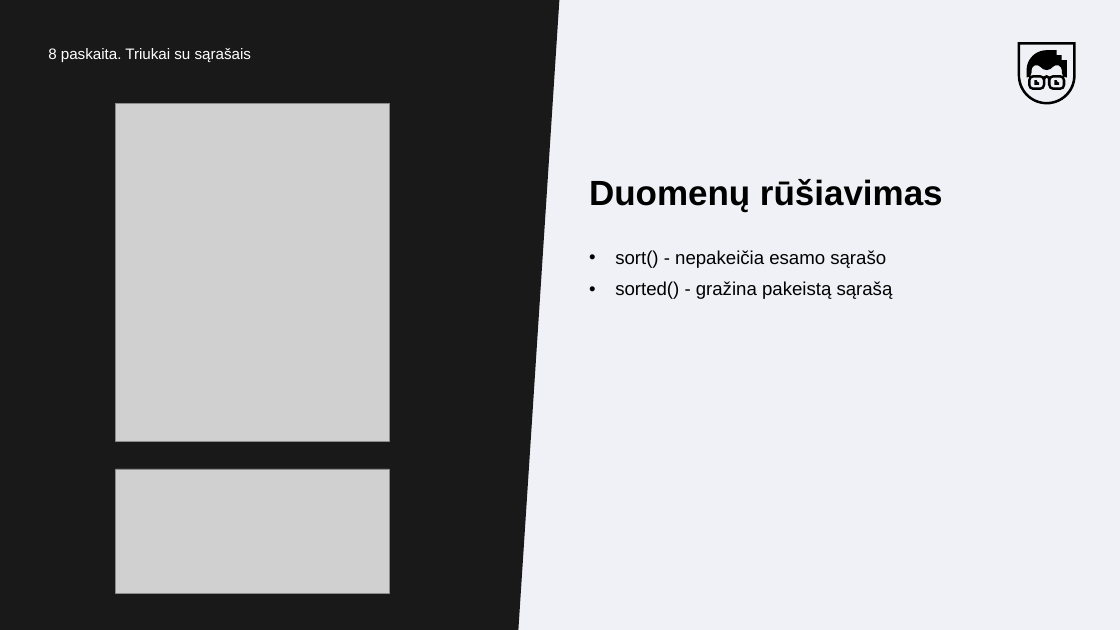
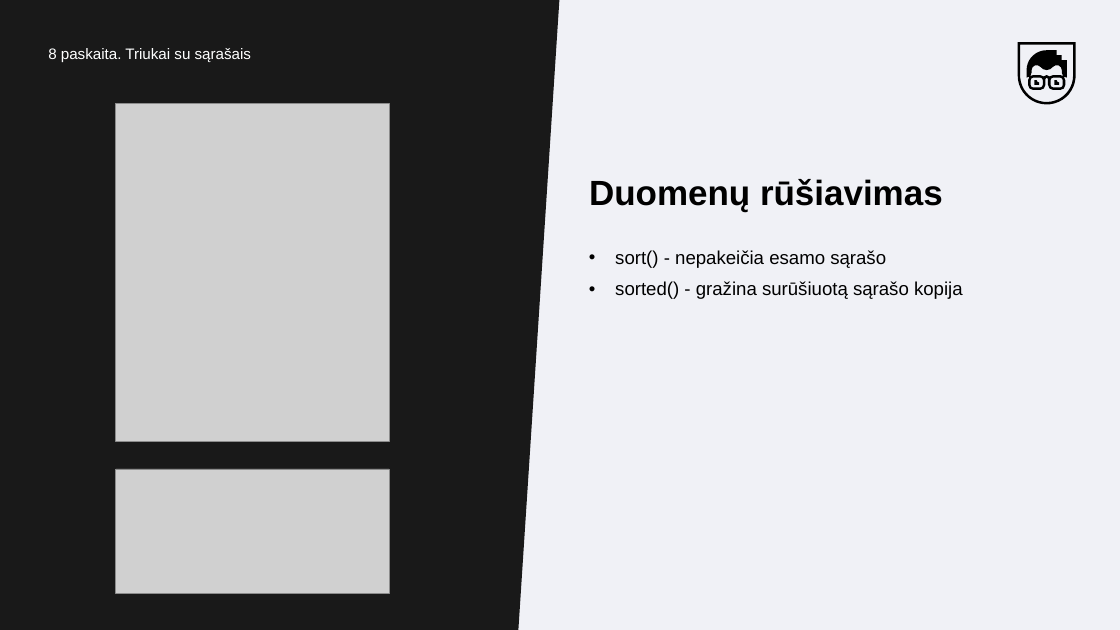
Before and after one commit to MantsSk/CA_Python, a slide deck: slide 16 of Skaidres/16_paskaita (Triukai su sąrašais).pptx. Drawn at 1120x630 pixels with LibreOffice and Linux fonts; fonts in the diff are those of the drawing; grey boxes stand for pictures. Boxes give left, top, right and bottom in pixels: in the first picture for what was removed or moved away, otherwise in the second. Text is boxed around its words. In the diff, an @@ line names an element or a change of style, - is before the commit and + after.

```diff
--- a/Skaidres/16_paskaita (Triukai su sąrašais).pptx
+++ b/Skaidres/16_paskaita (Triukai su sąrašais).pptx
@@ text at (615, 281, 963, 299): text changed @@
-• sorted() - gražina pakeistą sąrašą
+• sorted() - gražina surūšiuotą sąrašo kopija
```
Also in this commit, not shown: 22 other slides changed, 12 other files.
